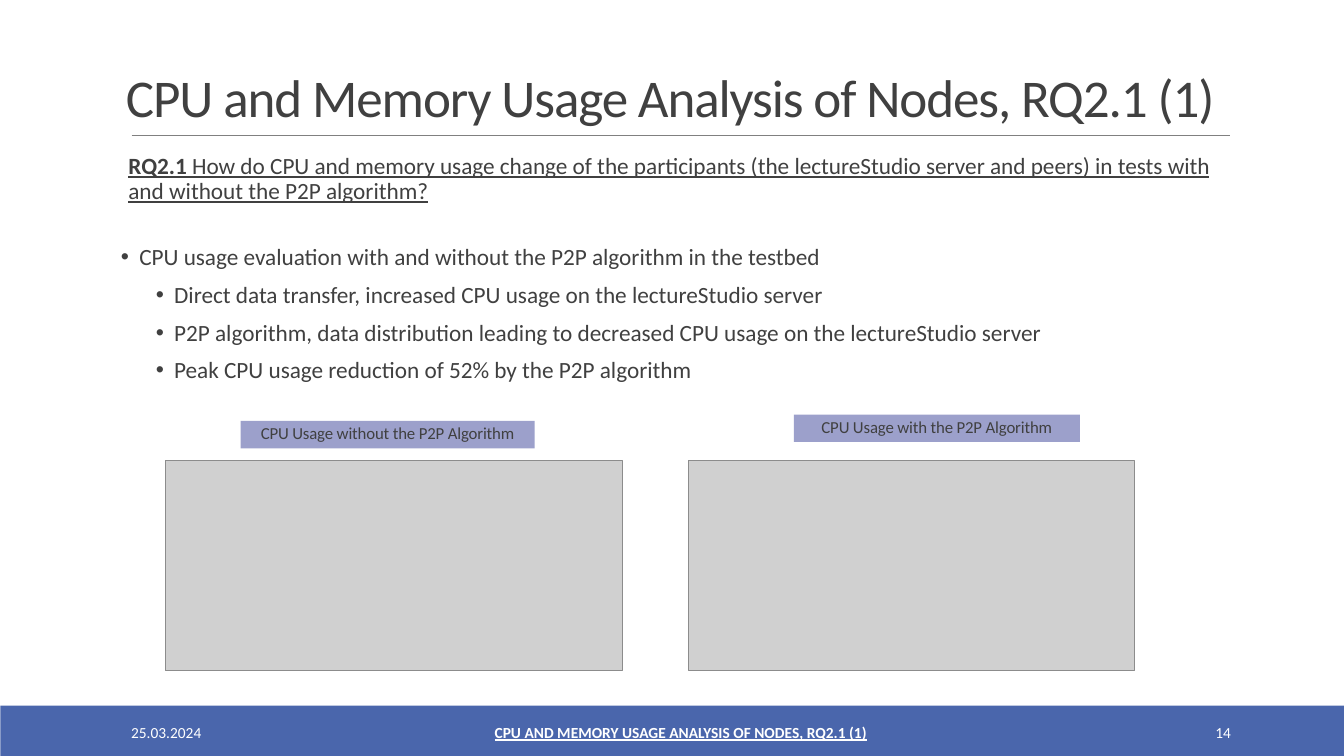
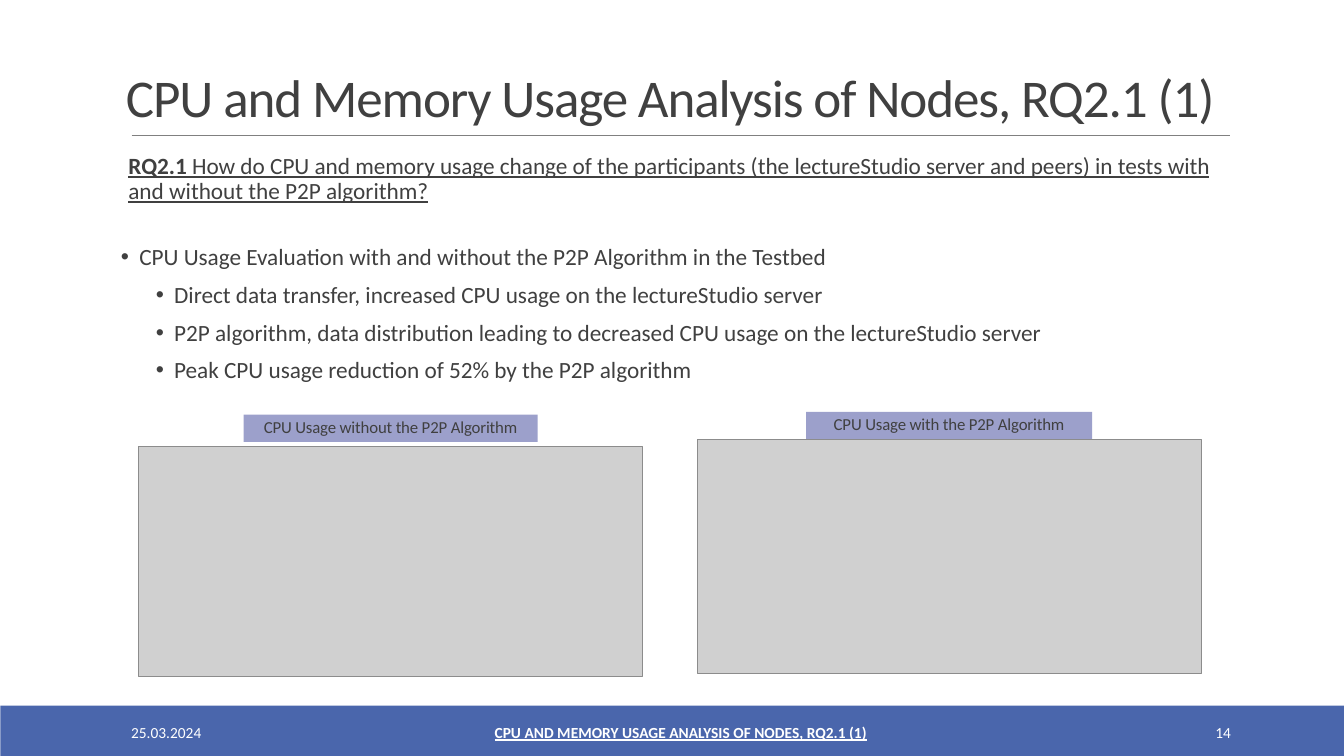
Before and after one commit to oezcankaraca/abschlussvortrag, a slide deck: slide 14 of Abschlussvortrag.pptx. Drawn at 1344x756 pixels with LibreOffice and Linux fonts; fonts in the diff are those of the drawing; grey boxes stand for pictures. Boxes give left, top, right and bottom in pixels: in the first picture for what was removed or moved away, otherwise in the second. Text is boxed around its words. In the diff, an @@ line names an element or a change of style, - is before the commit and + after.

```diff
--- a/Abschlussvortrag.pptx
+++ b/Abschlussvortrag.pptx
@@ text at (x1=139, y1=249, x2=825, y2=269): text changed @@
-• CPU usage evaluation with and without the P2P algorithm in the testbed
+• CPU Usage Evaluation with and without the P2P Algorithm in the Testbed
@@ rectangle "CPU Usage without the P2P ..." moved from (x1=241, y1=421, x2=535, y2=449) to (x1=244, y1=414, x2=538, y2=442) @@
@@ rectangle "CPU Usage with the P2P ..." moved from (x1=795, y1=414, x2=1081, y2=442) to (x1=807, y1=412, x2=1093, y2=440) @@
@@ picture resized from (x1=165, y1=461, x2=622, y2=670) to (x1=139, y1=447, x2=643, y2=677) @@
@@ picture resized from (x1=689, y1=461, x2=1134, y2=670) to (x1=698, y1=440, x2=1202, y2=674) @@
```
Also in this commit, not shown: 14 other slides changed, 2 other files.
